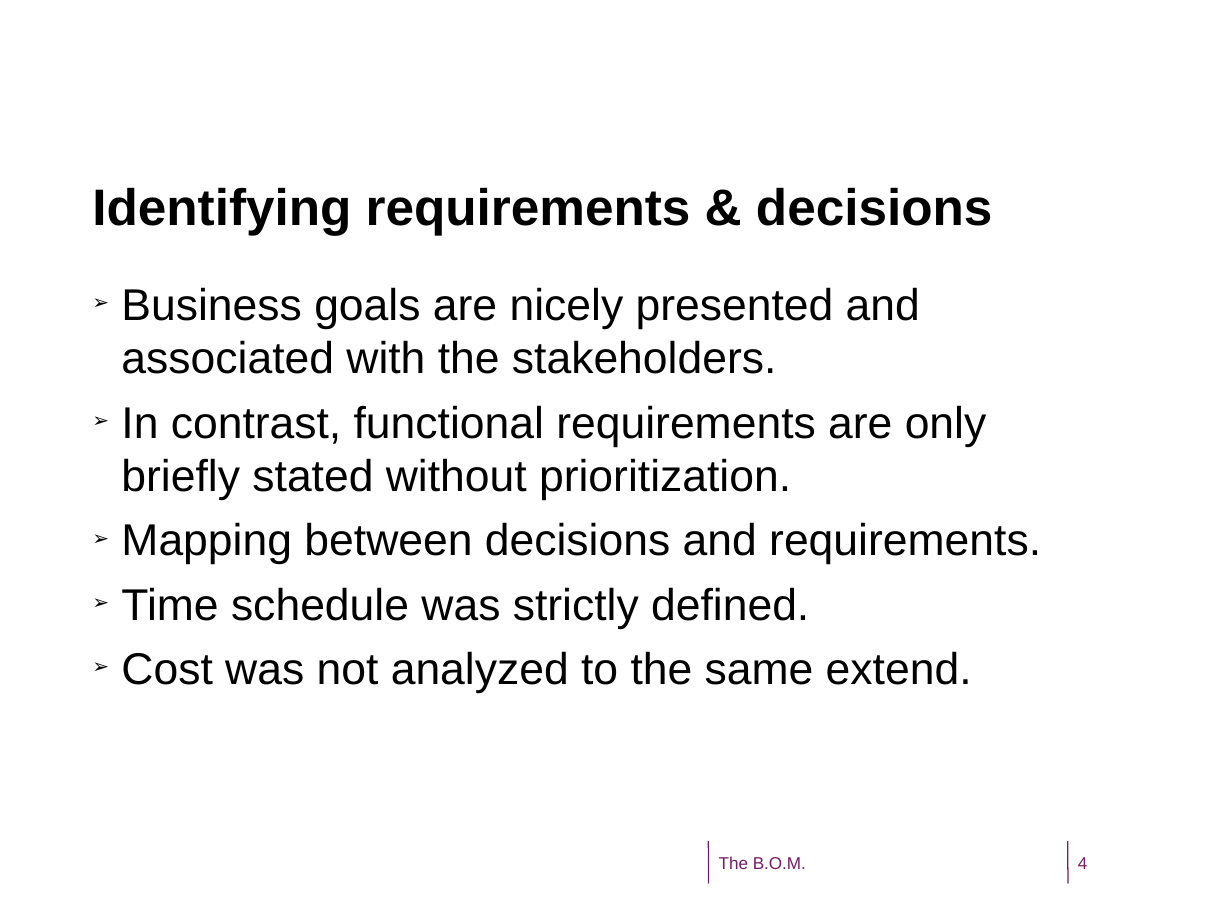
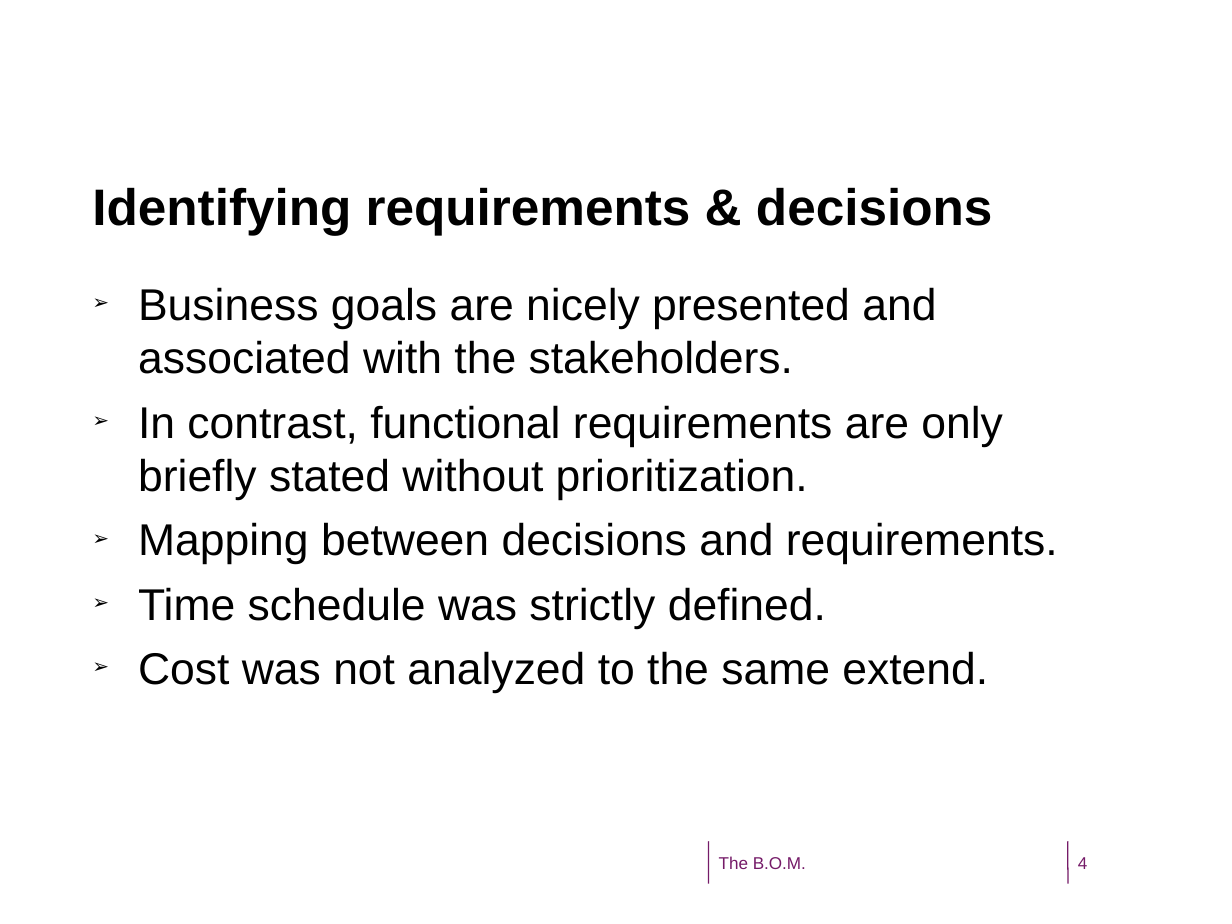
Before and after one commit to CindyBerghuizen/BallOfMud, a slide deck: slide 4 of Assignment 3/SoftwareArchtectureWeek6Presentation_v2.odp. Drawn at 1232x924 pixels with LibreOffice and Linux fonts; fonts in the diff are those of the drawing; background and template pictures are left out. Boxes give left, top, right and bottom in pixels: in the first picture for what was removed or moved away, otherwise in the second. Text is boxed around its words. In the diff, an @@ line names an element or a change of style, - is before the commit and + after.

```diff
--- a/Assignment 3/SoftwareArchtectureWeek6Presentation_v2.odp
+++ b/Assignment 3/SoftwareArchtectureWeek6Presentation_v2.odp
@@ text "Identifying requirements & decisions" rewrapped from [92, 175, 1088, 288] to [92, 187, 992, 235] @@
@@ text "Business goals are nicely presented ...": place and size @@
-text "Business goals are nicely presented ..." at [92, 276, 1088, 728]
+text "Business goals are nicely presented ..." at [138, 287, 1058, 694]
@@ text "Business goals are nicely presented ..." at [138, 287, 1058, 694]: indent changed @@
```
Also in this commit, not shown: 8 other slides changed.
